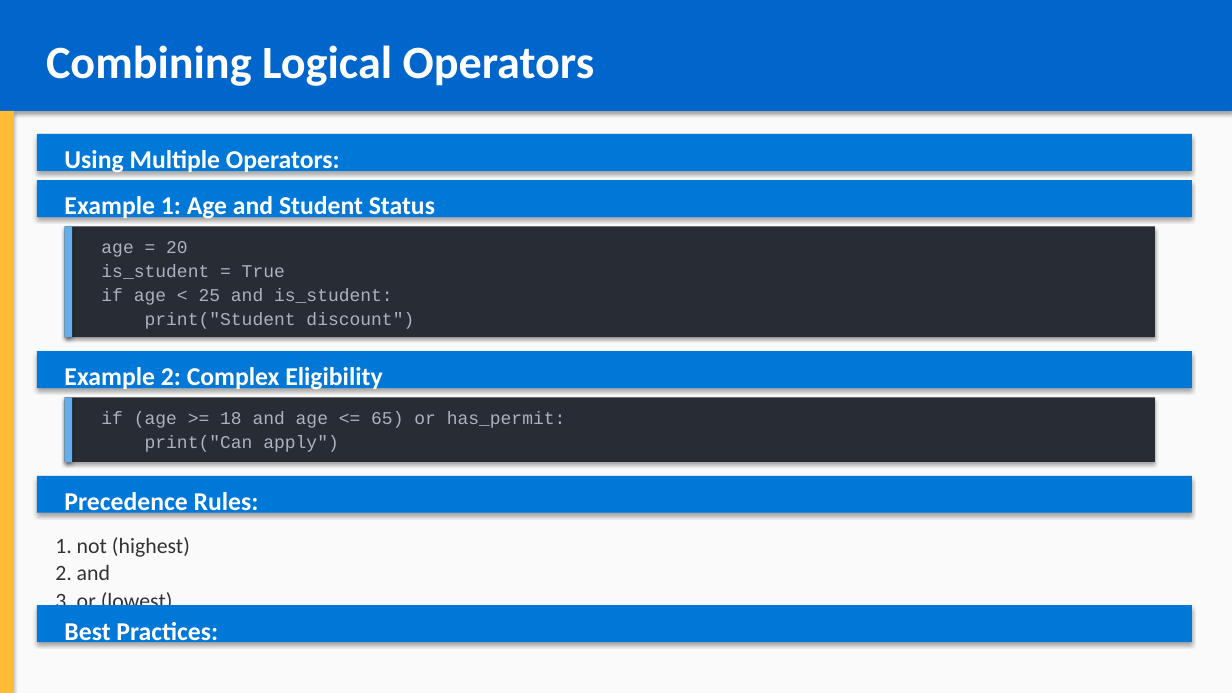
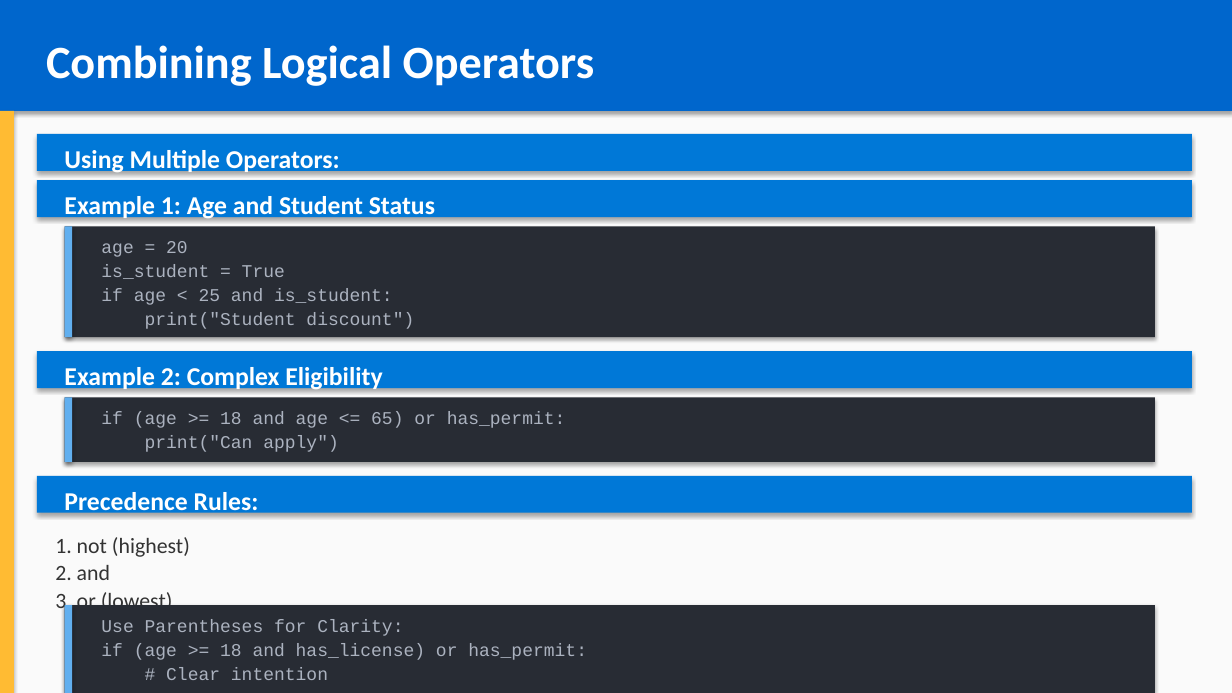
Before and after one commit to YouROS12/courses, a slide deck: slide 19 of python_course/chapter_03_making_decisions/making_decisions.pptx (slide 12 before the commit). Drawn at 1232x693 pixels with LibreOffice and Linux fonts; fonts in the diff are those of the drawing. Boxes give left, top, right and bottom in pixels: in the first picture for what was removed or moved away, otherwise in the second. Text is boxed around its words. In the diff, an @@ line names an element or a change of style, - is before the commit and + after.

```diff
--- a/python_course/chapter_03_making_decisions/making_decisions.pptx
+++ b/python_course/chapter_03_making_decisions/making_decisions.pptx
@@ text removed at (64,619,218,646) @@
-Best Practices:
@@ rectangle: place and size @@
-rectangle at (37,605,1192,642)
+rectangle at (65,605,1155,693)
@@ rectangle at (65,605,1155,693): fill #0078D7 to #282C34 @@
@@ rectangle added at (65,605,72,693), fill #61AFEF @@
@@ text added at (101,619,587,680), 14 pt, text #ABB2BF @@
+Use Parentheses for Clarity:
+if (age >= 18 and has_license) or has_permit:
+# Clear intention
```
Also in this commit, not shown: 10 other slides changed, 12 slides added, 10 other files.
